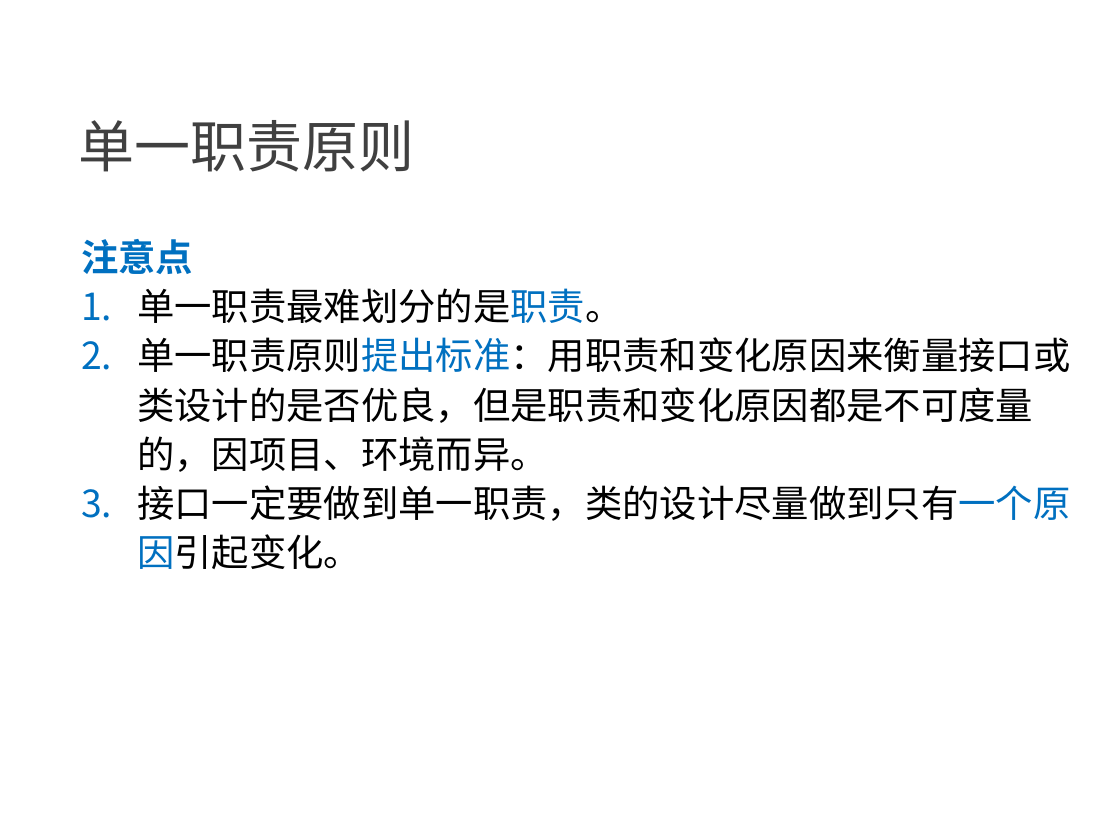
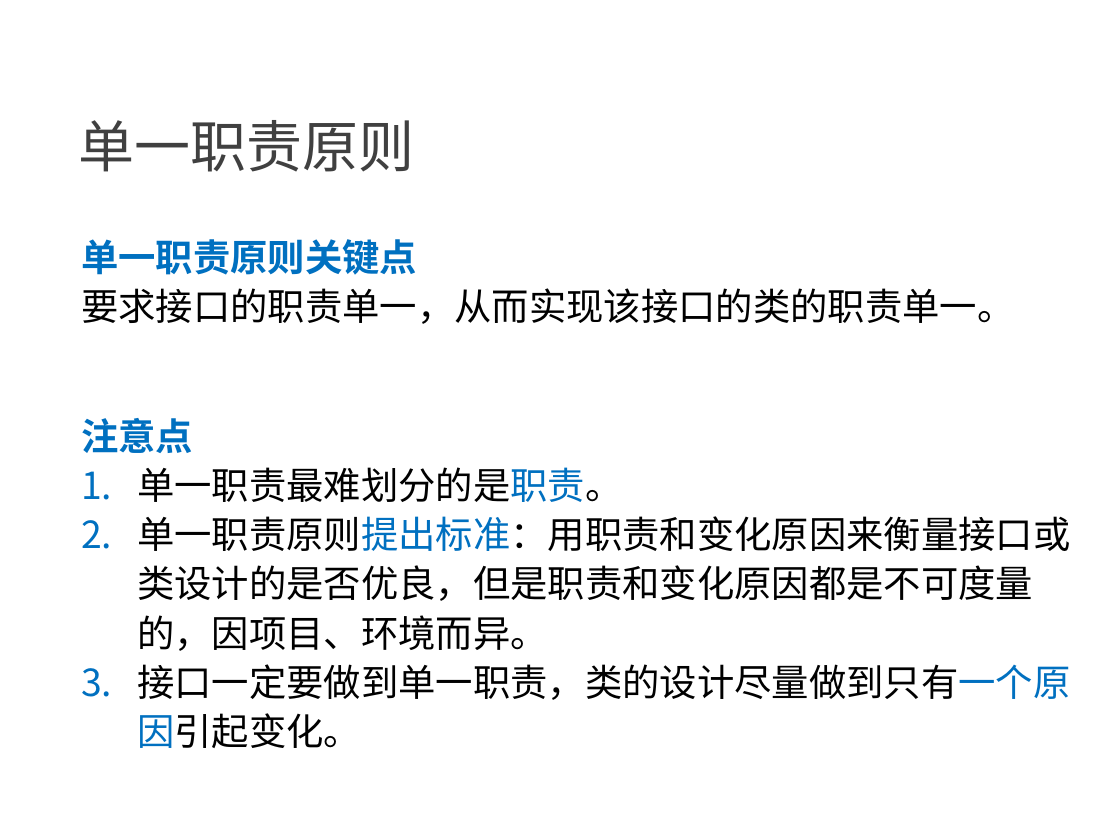
Before and after one commit to NewGr8Player/My-PPT, a slide deck: slide 11 of Design pattern/23种设计模式详解.pptx (slide 12 before the commit). Drawn at 1120x840 pixels with LibreOffice and Linux fonts; fonts in the diff are those of the drawing. Boxes give left, top, right and bottom in pixels: in the first picture for what was removed or moved away, otherwise in the second. Text is boxed around its words. In the diff, an @@ line names an element or a change of style, - is before the commit and + after.

```diff
--- a/Design pattern/23种设计模式详解.pptx
+++ b/Design pattern/23种设计模式详解.pptx
@@ text added at (81,239,1014,324), 24 pt, text #000000 @@
+单一职责原则关键点
+要求接口的职责单一，从而实现该接口的类的职责单一。
@@ text "注意点": place and size @@
-text "注意点" at (81,239,1070,569)
+text "注意点" at (81,418,1070,748)
```
Also in this commit, not shown: 5 slides added, 3 slides removed, 3 other files.
